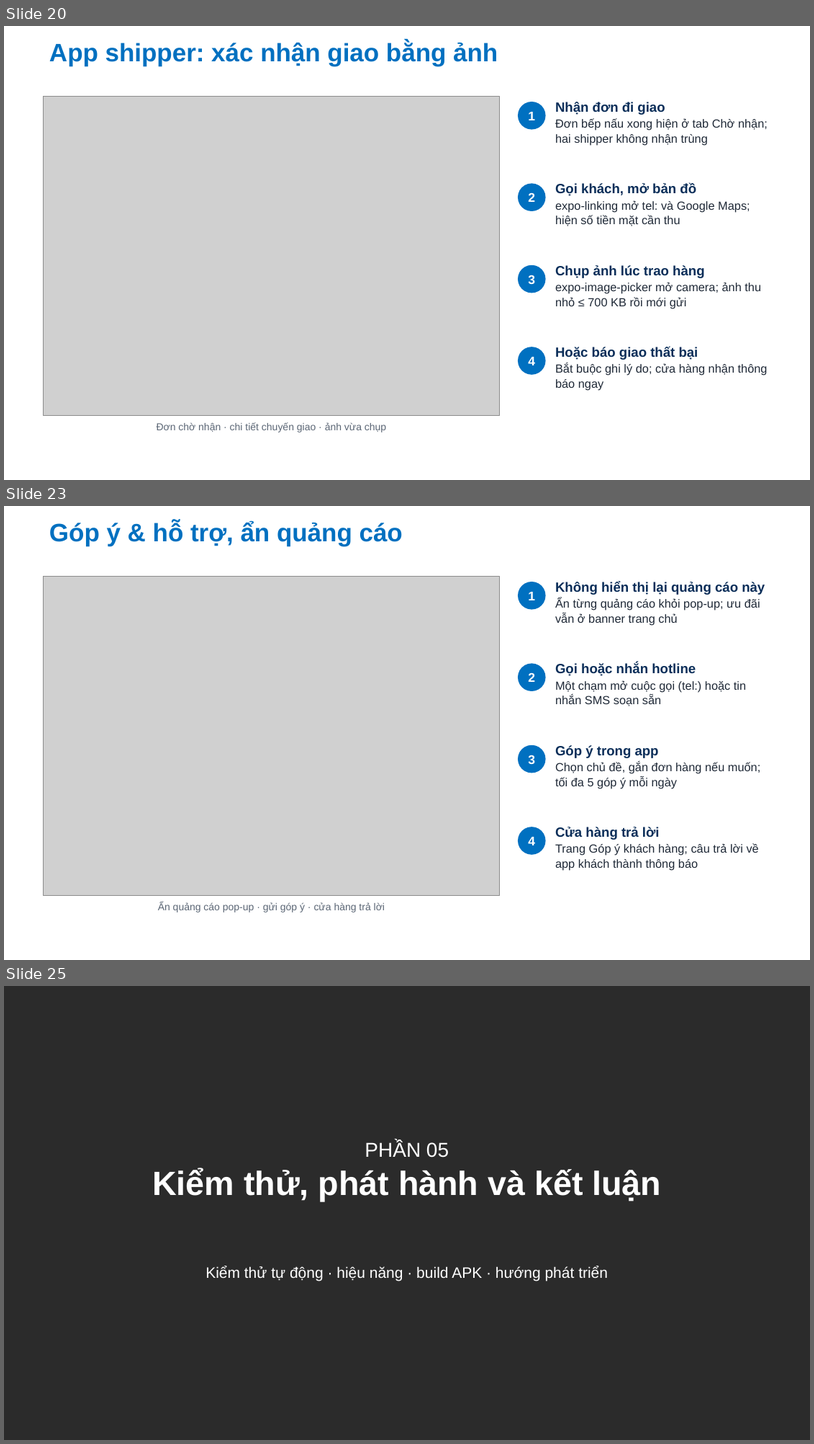
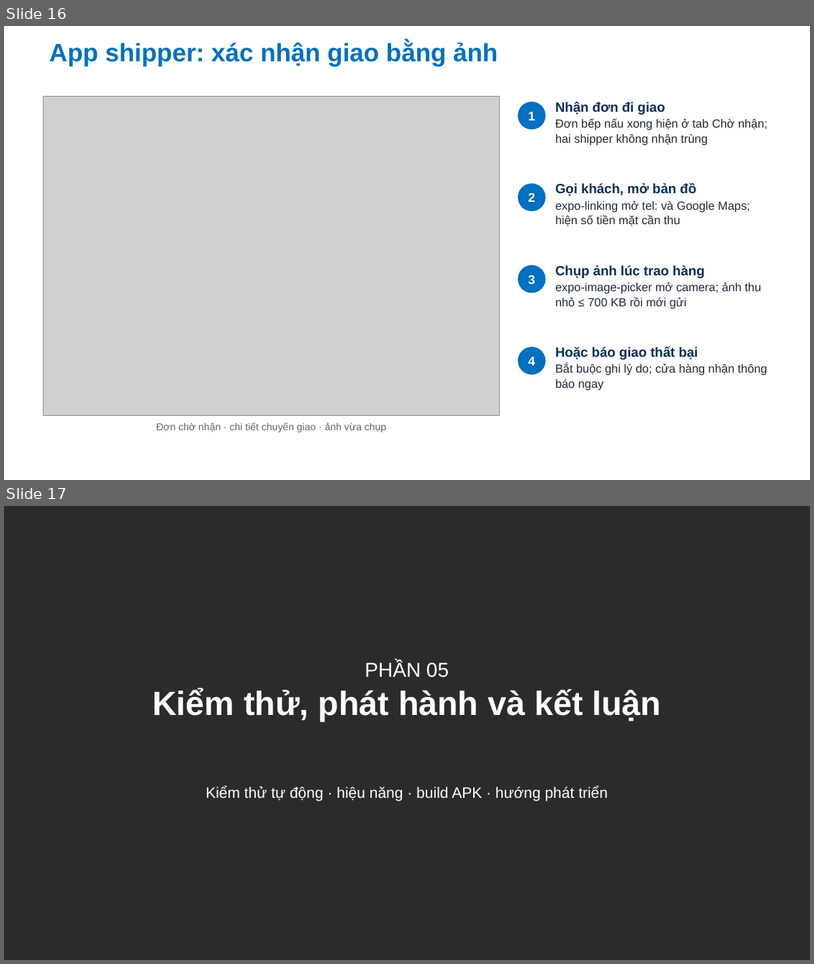
Before and after one commit to Anpham120/restaurant-ordering-mobile, a slide deck: docs/Slide_PTUDDD_AtlasRestaurant.pptx. Shown one above the other, each under a label of ours: slides 20, 23 and 25 before the commit, slides 16 and 17 after it; the slides between them are not shown. The pictures are 814x1444 and 814x964 pixels, drawn with LibreOffice and Linux fonts; fonts in the diff are those of the drawing; grey boxes stand for pictures; background and template pictures are left out; a plain dark background stands for a picture behind light text. Boxes give left, top, right and bottom in pixels: in the first picture for what was removed or moved away, otherwise in the second. Text is boxed around its words. In the diff, an @@ line names an element or a change of style, - is before the commit and + after.

```diff
--- a/docs/Slide_PTUDDD_AtlasRestaurant.pptx
+++ b/docs/Slide_PTUDDD_AtlasRestaurant.pptx
@@ slide 23 removed at (4, 506, 810, 960), background #FFFFFF @@
@@ title removed at (49, 521, 403, 546) @@
-Góp ý & hỗ trợ, ẩn quảng cáo
@@ picture removed at (44, 576, 500, 896) @@
@@ ellipse removed at (518, 582, 546, 610) @@
@@ text removed at (528, 592, 535, 600) @@
-1
@@ text removed at (556, 582, 765, 625) @@
-Không hiển thị lại quảng cáo này
-Ẩn từng quảng cáo khỏi pop-up; ưu đãi vẫn ở banner trang chủ
@@ ellipse removed at (518, 663, 546, 691) @@
@@ text removed at (528, 673, 535, 682) @@
-2
@@ text removed at (556, 663, 746, 706) @@
-Gọi hoặc nhắn hotline
-Một chạm mở cuộc gọi (tel:) hoặc tin nhắn SMS soạn sẵn
@@ ellipse removed at (518, 745, 546, 773) @@
@@ text removed at (528, 755, 535, 764) @@
-3
@@ text removed at (556, 745, 761, 788) @@
-Góp ý trong app
-Chọn chủ đề, gắn đơn hàng nếu muốn; tối đa 5 góp ý mỗi ngày
@@ ellipse removed at (518, 826, 546, 854) @@
@@ text removed at (556, 826, 759, 870) @@
-Cửa hàng trả lời
-Trang Góp ý khách hàng; câu trả lời về app khách thành thông báo
@@ text removed at (528, 836, 535, 845) @@
-4
@@ text removed at (158, 902, 385, 912) @@
-Ẩn quảng cáo pop-up · gửi góp ý · cửa hàng trả lời
@@ what was slide 20 is now slide 16 @@
@@ what was slide 25 is now slide 17 @@
```
Also in this commit, not shown: 5 slides changed, 7 other slides removed, 1 other file.
